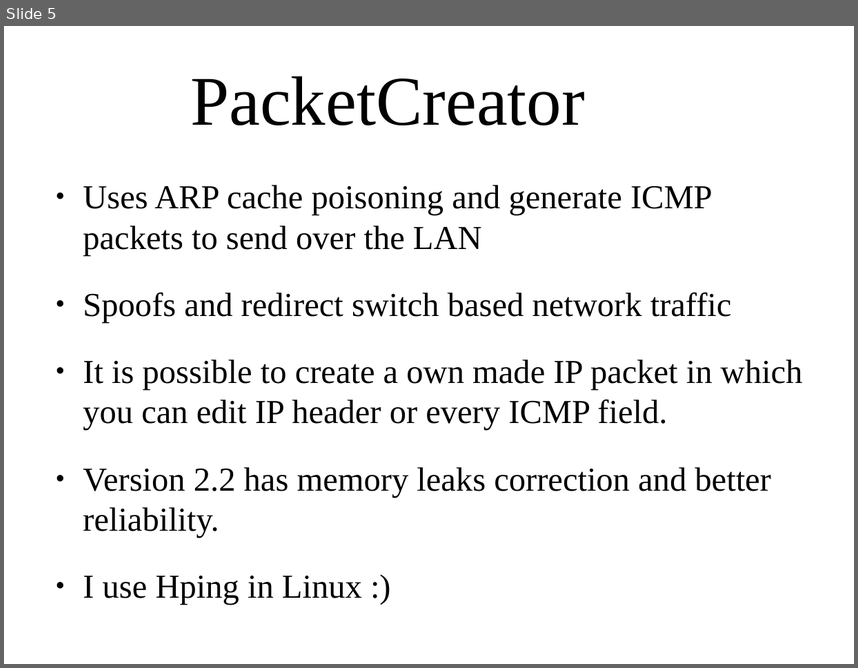
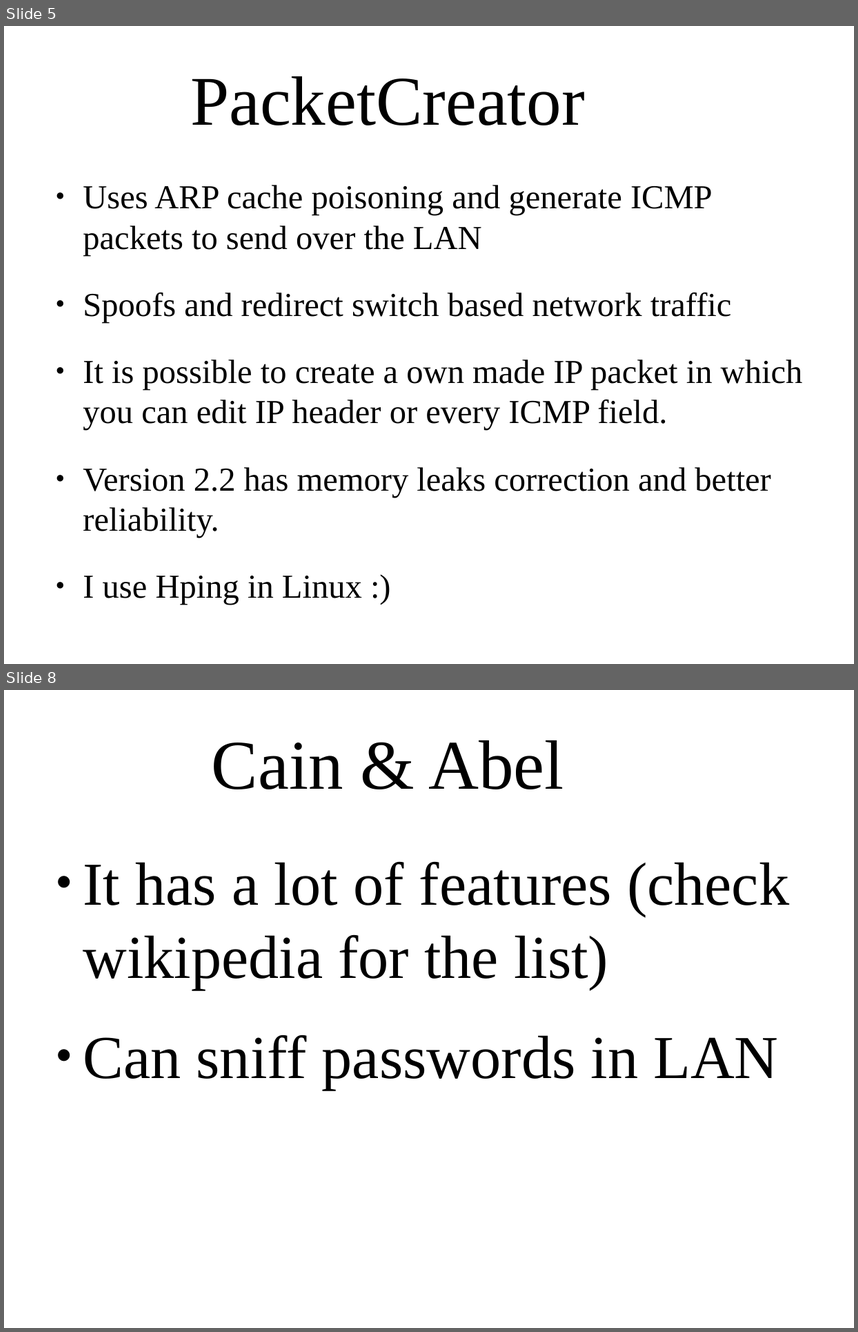
Before and after one commit to dung3on/CEH-ilab, a slide deck: mitm-ceh-ilabStrathmore.odp. Shown one above the other, each under a label of ours: slide 5 before the commit, slides 5 and 8 after it; the slides between them are not shown. The pictures are 858x668 and 858x1332 pixels, drawn with LibreOffice and Linux fonts; fonts in the diff are those of the drawing; background and template pictures are left out. Boxes give left, top, right and bottom in pixels: in the first picture for what was removed or moved away, otherwise in the second. Text is boxed around its words. In the diff, an @@ line names an element or a change of style, - is before the commit and + after.

```diff
--- a/mitm-ceh-ilabStrathmore.odp
+++ b/mitm-ceh-ilabStrathmore.odp
@@ slide 8 added at (4,690,854,1328), background picture (left out) @@
@@ title added at (212,740,564,789), 65.1 pt, text #000000 @@
+Cain & Abel
@@ text added at (83,861,789,1089), 56.9 pt, text #000000 @@
+● It has a lot of features (check wikipedia for the list)
+● Can sniff passwords in LAN
```
Also in this commit, not shown: 1 slide changed, 2 other slides added, 1 other file.
